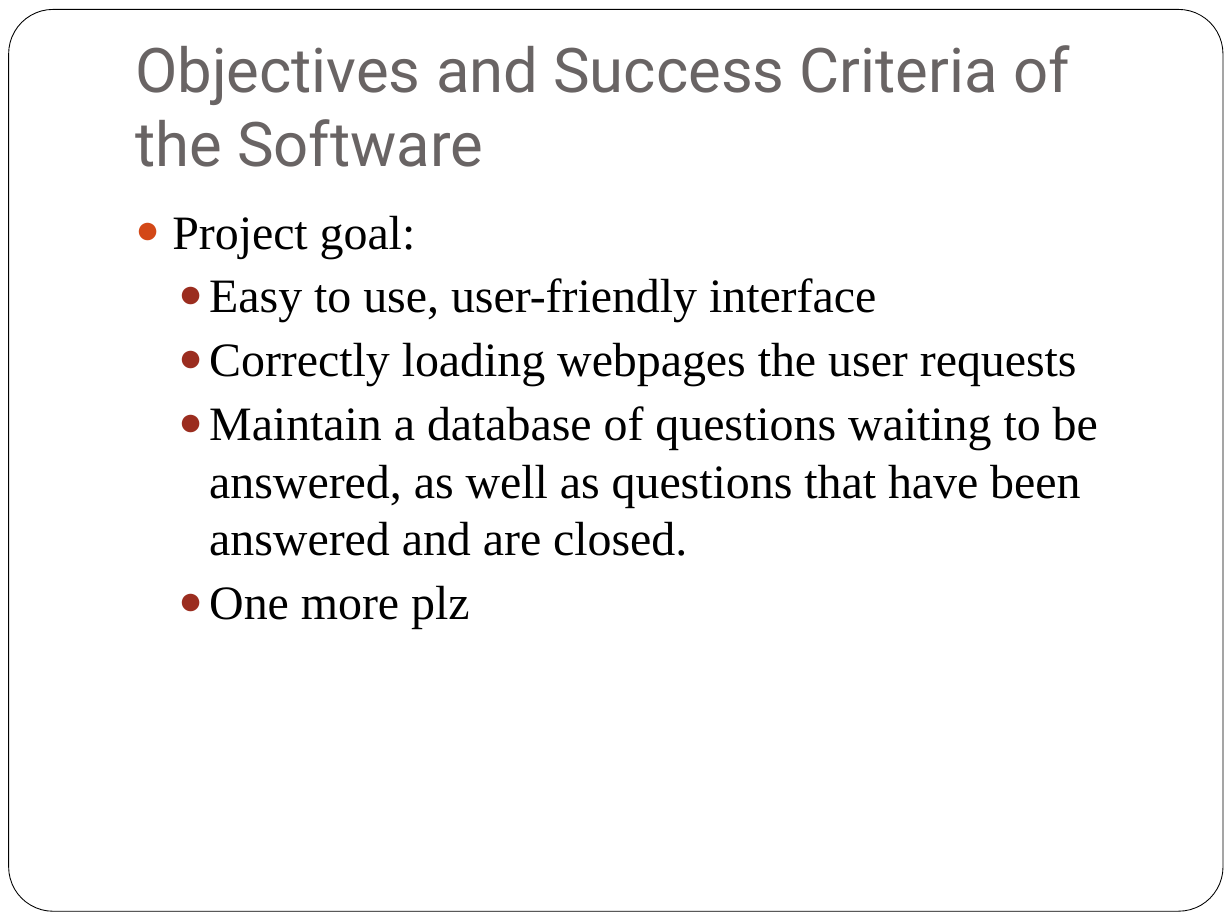
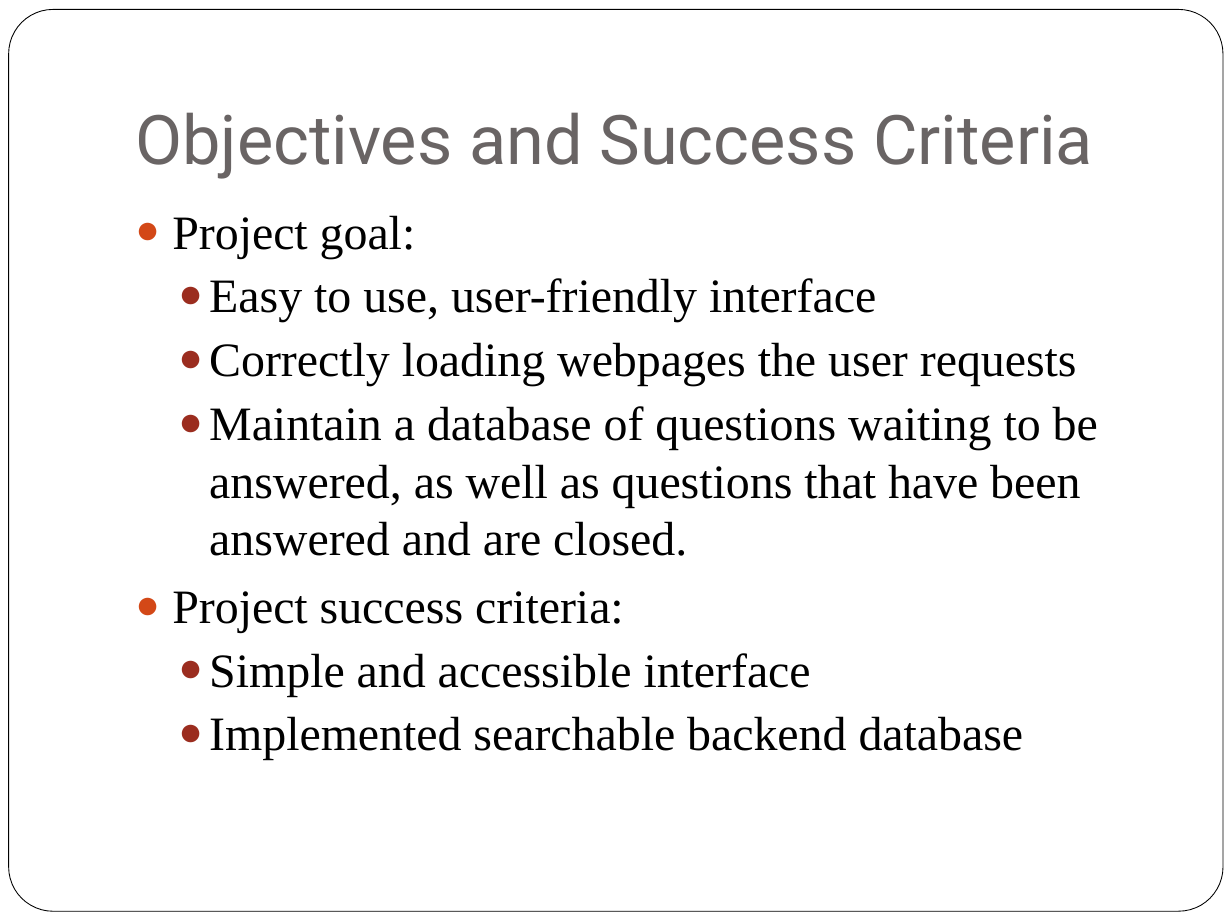
Before and after one commit to patrickbraud/CapstoneProject, a slide deck: slide 5 of Proposal/TTU CS Blog Requirements.pptx. Drawn at 1232x924 pixels with LibreOffice and Linux fonts; fonts in the diff are those of the drawing. Boxes give left, top, right and bottom in pixels: in the first picture for what was removed or moved away, otherwise in the second. Text is boxed around its words. In the diff, an @@ line names an element or a change of style, - is before the commit and + after.

```diff
--- a/Proposal/TTU CS Blog Requirements.pptx
+++ b/Proposal/TTU CS Blog Requirements.pptx
@@ title at box(135, 112, 1093, 179): text changed; size 36 to 40 pt @@
-Objectives and Success Criteria of the Software
+Objectives and Success Criteria
@@ text at box(172, 591, 1024, 760): text changed @@
-  ● One more plz
+● Project success criteria:
+  ● Simple and accessible interface
+  ● Implemented searchable backend database
```
Also in this commit, not shown: 2 other slides changed, 1 slide removed, 1 other file.
